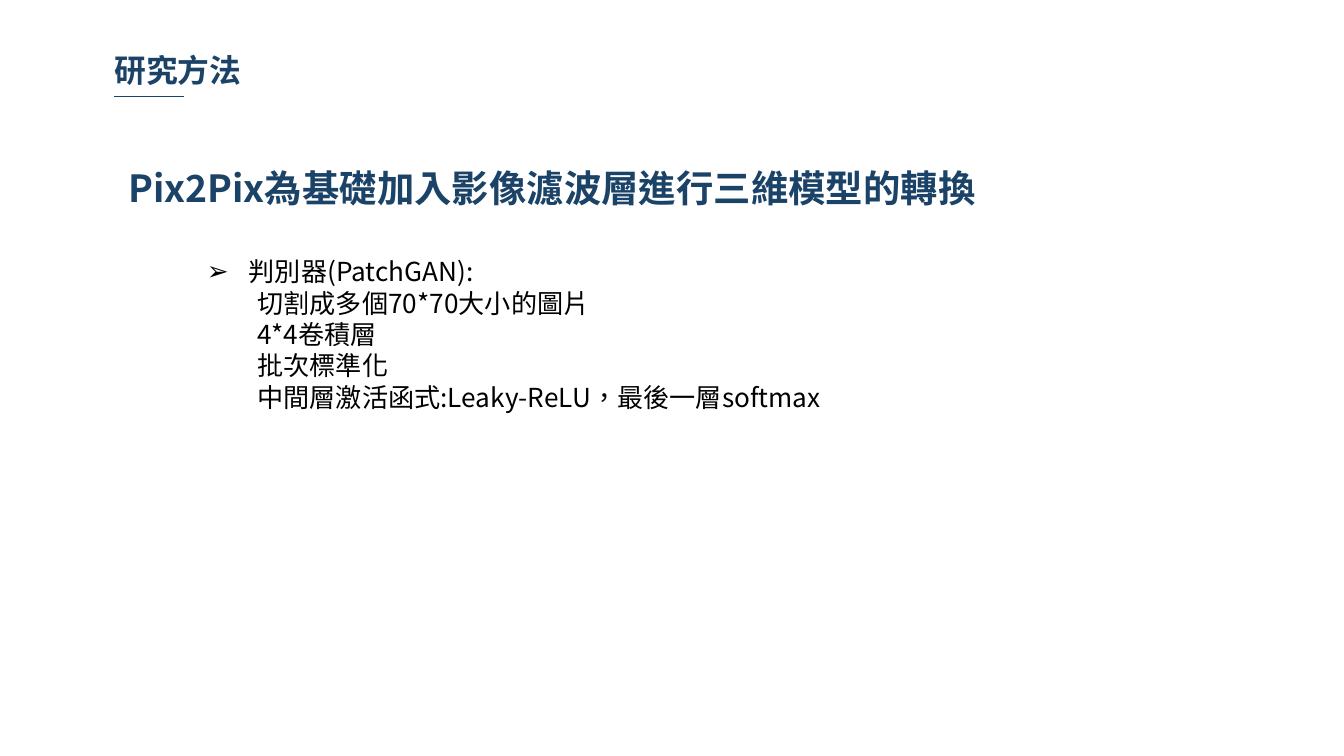
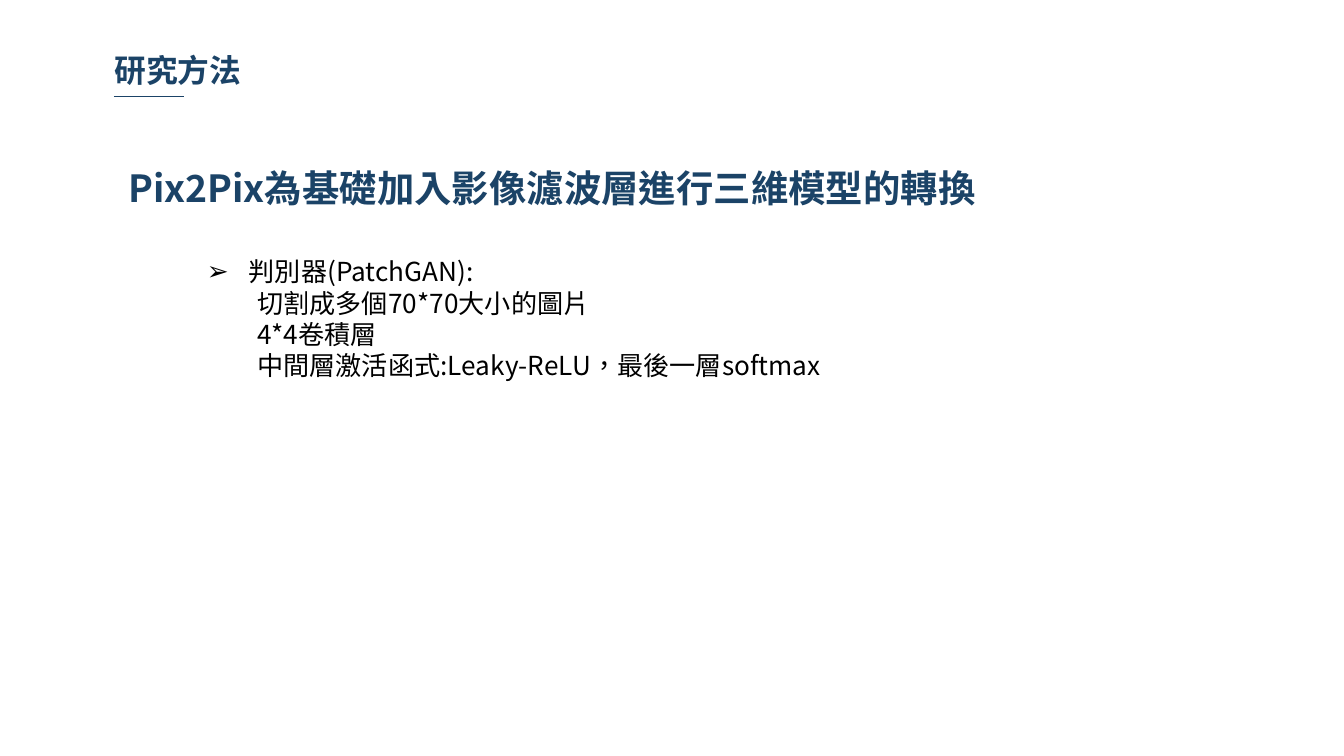
Before and after one commit to 10994015/paper, a slide deck: slide 37 of 論文/論文初審.pptx (slide 39 before the commit). Drawn at 1344x756 pixels with LibreOffice and Linux fonts; fonts in the diff are those of the drawing; background and template pictures are left out. Boxes give left, top, right and bottom in pixels: in the first picture for what was removed or moved away, otherwise in the second. Text is boxed around its words. In the diff, an @@ line names an element or a change of style, - is before the commit and + after.

```diff
--- a/論文/論文初審.pptx
+++ b/論文/論文初審.pptx
@@ text at (257,353,388,377): paragraph removed @@
-  批次標準化
```
Also in this commit, not shown: 3 other slides changed, 2 slides removed.
